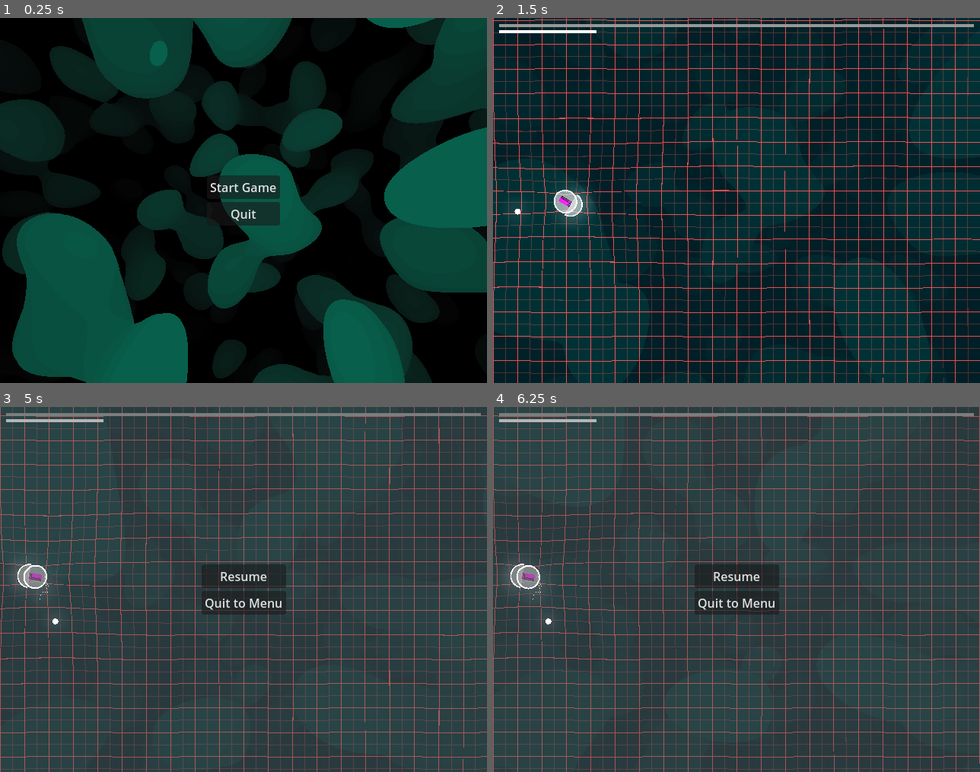
Above: before the commit, frames 1-4 (two rows, left to right).
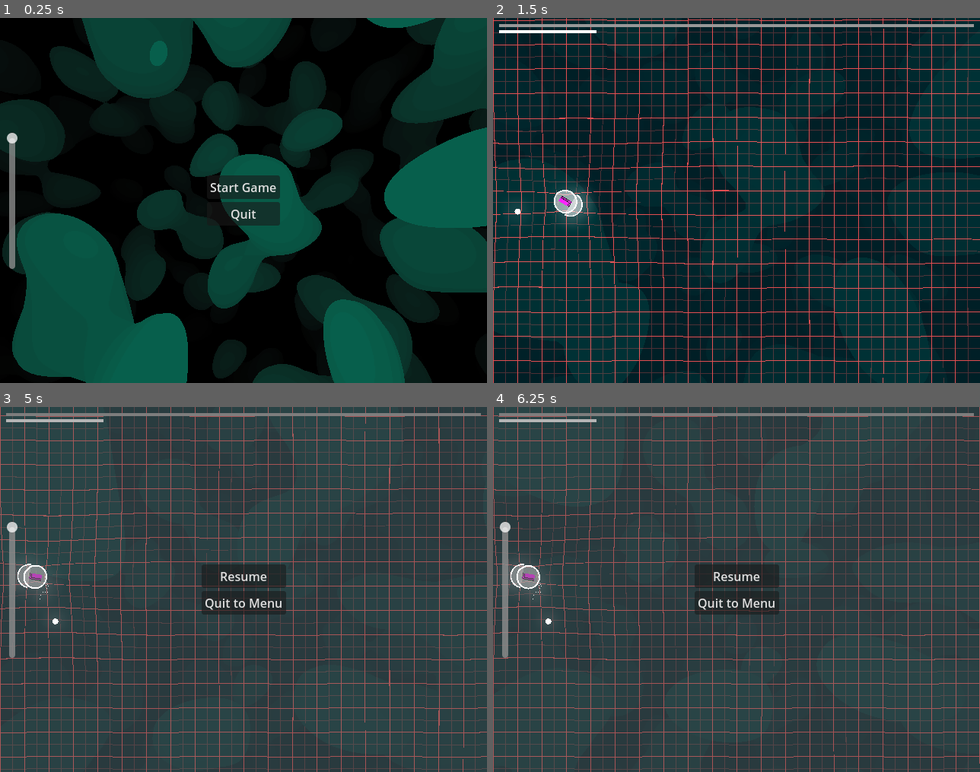
Above: after the commit, the same moments.

Repository: 3xcpy/roguelike-arcade-driving
Game: Godot game, scene res://scenes/main.tscn
The game is run twice, just before and just after one commit, with the same random seed, the same clock (stepped at 60 frames per second) and the same inputs. The engine's default icon, where the game draws it, is replaced by a stand-in: a white triangle on a blue panel in a dark square.
Inputs (mouse positions are in pixels of both pictures, inside the frame that each line leads up to):
- Up to frame 1 (0.25 s): no input
- Up to frame 2 (1.5 s): click "Start Game" at 0.5 s; tap Enter (ui_accept) at 1.25 s; move the mouse to (843, 182) at 1.27 s; hold Right (steer_right) from 1.28 s (still down); tap Alt at 1.35 s
- Up to frame 3 (5 s): tap Enter (ui_accept) at 1.52, 2.27, 3.77, 4.52 s; move the mouse to (146, 607) at 2.02 s; release Right (steer_right) at 2.03 s; hold Down 2.03-2.78 s; tap Shift at 2.1, 3.6 s; move the mouse to (292, 509) at 2.77 s; hold Right (steer_right) 2.78-3.53 s; tap Alt at 2.85, 4.35 s; move the mouse to (219, 662) at 3.52 s; hold Up 3.53-4.28 s; move the mouse to (389, 644) at 4.27 s; hold Left (steer_left) from 4.28 s (still down); tap Escape (pause) at 4.9 s
- Up to frame 4 (6.25 s): move the mouse to (590, 534) at 5.02 s; tap Shift at 5.1 s; tap Enter (ui_accept) at 5.27 s; move the mouse to (760, 589) at 5.77 s; release Left (steer_left) at 5.78 s; hold Down from 5.78 s (still down); tap Alt at 5.85 s

The runs differ from the first frame. In frame 1, 0.5% of the frame differs, in the area x 1-4%, y 31-69%; in frame 2, nothing differs; in frame 3, 0.5%; in frame 4, 0.5%.

Commit message:
volume slider
this was so annoying

Diff:
--- a/project.godot
+++ b/project.godot
@@ -14,6 +14,10 @@
 run/main_scene="uid://bi1kkpplws8fv"
 config/features=PackedStringArray("4.5", "GL Compatibility")
 config/icon="res://icon.svg"
+
+[audio]
+
+buses/default_bus_layout="uid://der1a1gck16h7"
 
 [autoload]
 
--- a/scenes/enemy.tscn
+++ b/scenes/enemy.tscn
@@ -1,10 +1,11 @@
-[gd_scene load_steps=9 format=3 uid="uid://b4sghwhykpity"]
+[gd_scene load_steps=10 format=3 uid="uid://b4sghwhykpity"]
 
 [ext_resource type="Script" uid="uid://bcoqb7ufp6dlg" path="res://scripts/enemy.gd" id="1_5uy6h"]
 [ext_resource type="Texture2D" uid="uid://jxabck5vuije" path="res://icon.svg" id="1_7p1mj"]
 [ext_resource type="Shader" uid="uid://d21ihhok85yj0" path="res://shaders/circle.gdshader" id="2_c4w8v"]
 [ext_resource type="Script" uid="uid://b6clcrk34j0p6" path="res://scripts/distortion_emitter.gd" id="2_md0e3"]
 [ext_resource type="PackedScene" uid="uid://c2q16yc375m54" path="res://scenes/health_component.tscn" id="3_4ra3w"]
+[ext_resource type="AudioStream" uid="uid://btike657pvui7" path="res://sounds/hurt_enemy.wav" id="6_nenq2"]
 [ext_resource type="PackedScene" uid="uid://bg5rhdxipkhro" path="res://scenes/damage_particles.tscn" id="6_xwavj"]
 
 [sub_resource type="ShaderMaterial" id="ShaderMaterial_xwavj"]
@@ -35,6 +36,7 @@
 
 [node name="HealthComponent" parent="." instance=ExtResource("3_4ra3w")]
 max_health = 5.0
+hurt_sound = ExtResource("6_nenq2")
 
 [node name="DamageParticles" parent="." instance=ExtResource("6_xwavj")]
 
--- a/scenes/main_menu.tscn
+++ b/scenes/main_menu.tscn
@@ -1,7 +1,8 @@
-[gd_scene load_steps=4 format=3 uid="uid://3hpv3lut38d3"]
+[gd_scene load_steps=5 format=3 uid="uid://3hpv3lut38d3"]
 
 [ext_resource type="Script" uid="uid://bqd0jm46whdok" path="res://scripts/main_menu.gd" id="1_ekxnf"]
 [ext_resource type="Shader" uid="uid://b0parpvmysipk" path="res://shaders/background.gdshader" id="1_l6cm7"]
+[ext_resource type="PackedScene" uid="uid://s60lun32nyh8" path="res://scenes/volume_control.tscn" id="3_bqqt6"]
 
 [sub_resource type="ShaderMaterial" id="ShaderMaterial_ekxnf"]
 shader = ExtResource("1_l6cm7")
@@ -50,5 +51,16 @@
 layout_mode = 2
 text = "Quit"
 
+[node name="VolumeControl" parent="." instance=ExtResource("3_bqqt6")]
+layout_mode = 1
+anchors_preset = 4
+anchor_top = 0.5
+anchor_bottom = 0.5
+offset_left = 8.0
+offset_top = -90.0
+offset_right = 24.0
+offset_bottom = 90.0
+grow_vertical = 2
+
 [connection signal="button_up" from="VBoxContainer/PlayButton" to="." method="_on_play_button_button_up"]
 [connection signal="button_up" from="VBoxContainer/QuitButton" to="." method="_on_quit_button_button_up"]
--- a/scenes/pause_menu.tscn
+++ b/scenes/pause_menu.tscn
@@ -1,6 +1,7 @@
-[gd_scene load_steps=2 format=3 uid="uid://ooieugeebd34"]
+[gd_scene load_steps=3 format=3 uid="uid://ooieugeebd34"]
 
 [ext_resource type="Script" uid="uid://453b3vriypo0" path="res://scripts/pause_menu.gd" id="1_n87rw"]
+[ext_resource type="PackedScene" uid="uid://s60lun32nyh8" path="res://scenes/volume_control.tscn" id="2_myx47"]
 
 [node name="PauseMenu" type="Control"]
 process_mode = 3
@@ -44,5 +45,16 @@
 layout_mode = 2
 text = "Quit to Menu"
 
+[node name="VolumeControl" parent="." instance=ExtResource("2_myx47")]
+layout_mode = 1
+anchors_preset = 4
+anchor_top = 0.5
+anchor_bottom = 0.5
+offset_left = 8.0
+offset_top = -90.0
+offset_right = 24.0
+offset_bottom = 90.0
+grow_vertical = 2
+
 [connection signal="button_up" from="VBoxContainer/ResumeButton" to="." method="_on_resume_button_button_up"]
 [connection signal="button_up" from="VBoxContainer/QuitToMenuButton" to="." method="_on_quit_to_menu_button_button_up"]
--- a/scenes/player.tscn
+++ b/scenes/player.tscn
@@ -1,13 +1,15 @@
-[gd_scene load_steps=16 format=3 uid="uid://dhtn00310jucy"]
+[gd_scene load_steps=18 format=3 uid="uid://dhtn00310jucy"]
 
 [ext_resource type="Script" uid="uid://cldbibnmmw5k4" path="res://scripts/player.gd" id="1_3vyb7"]
 [ext_resource type="PackedScene" uid="uid://ce4htckcwoxf" path="res://scenes/distortion_emitter.tscn" id="2_g2els"]
 [ext_resource type="PackedScene" uid="uid://bntuqd1mxol3w" path="res://scenes/eyeballs.tscn" id="4_dqkch"]
 [ext_resource type="PackedScene" uid="uid://c2q16yc375m54" path="res://scenes/health_component.tscn" id="4_qlg0r"]
 [ext_resource type="PackedScene" uid="uid://chd5sgv2bhw3" path="res://scenes/aura.tscn" id="4_tuyoq"]
+[ext_resource type="AudioStream" uid="uid://t7cqaltjcso7" path="res://sounds/hurt_player.wav" id="4_ur7pv"]
 [ext_resource type="PackedScene" uid="uid://cocw5gtoa0qee" path="res://scenes/ram.tscn" id="6_fjrip"]
 [ext_resource type="PackedScene" uid="uid://bg5rhdxipkhro" path="res://scenes/damage_particles.tscn" id="6_tuyoq"]
 [ext_resource type="PackedScene" uid="uid://bs5aym1iwjsq" path="res://scenes/laser_emitter.tscn" id="7_smehm"]
+[ext_resource type="AudioStream" uid="uid://3tbog68vy8r1" path="res://sounds/laser_shoot.wav" id="9_y4r1p"]
 
 [sub_resource type="RectangleShape2D" id="RectangleShape2D_u8vuu"]
 size = Vector2(8, 16)
@@ -55,6 +57,7 @@
 speed = 100.0
 traction = 5.0
 drift_trigger = 0.85
+health_per_10_seconds = 2.0
 
 [node name="CollisionShape2D" type="CollisionShape2D" parent="."]
 rotation = 1.5707964
@@ -63,10 +66,12 @@
 [node name="DistortionEmitter" parent="." instance=ExtResource("2_g2els")]
 
 [node name="HealthComponent" parent="." instance=ExtResource("4_qlg0r")]
+hurt_sound = ExtResource("4_ur7pv")
 
 [node name="Weapons" type="Node2D" parent="."]
 
 [node name="Eyeballs" parent="Weapons" instance=ExtResource("4_dqkch")]
+damage = 2.0
 distance_from_center = 64.0
 
 [node name="Aura" parent="Weapons" instance=ExtResource("4_tuyoq")]
@@ -77,12 +82,12 @@
 
 [node name="LaserEmitter" parent="Weapons" instance=ExtResource("7_smehm")]
 lasers_per_second = 1
-damage = 2.0
+shooting_sound = ExtResource("9_y4r1p")
 
 [node name="Camera2D" type="Camera2D" parent="."]
 limit_left = 0
 limit_top = 0
-limit_right = 1000
+limit_right = 1500
 limit_bottom = 1000
 position_smoothing_enabled = true
 
--- a/scenes/stage.tscn
+++ b/scenes/stage.tscn
@@ -6,11 +6,19 @@
 [ext_resource type="Texture2D" uid="uid://phtn83sdcm6r" path="res://sprites/grid.png" id="2_gi7kc"]
 [ext_resource type="Shader" uid="uid://celbxoq3s5mxx" path="res://shaders/floor.gdshader" id="2_kewym"]
 [ext_resource type="Resource" uid="uid://bkrhmbdxhtt4c" path="res://upgrades/aura_size_upgrade.tres" id="3_0hg5s"]
+[ext_resource type="Resource" uid="uid://c052nidrmsnuo" path="res://upgrades/aura_damage_upgrade.tres" id="3_3bqjo"]
 [ext_resource type="Script" uid="uid://d3cvnf1armkbm" path="res://scripts/floor.gd" id="4_6c5u0"]
 [ext_resource type="Resource" uid="uid://ky42qs44pnrk" path="res://upgrades/eyeball_amount_upgrade.tres" id="4_jl6nj"]
 [ext_resource type="Resource" uid="uid://bp33modg0ejn8" path="res://upgrades/laser_speed_upgrade.tres" id="5_e38vs"]
+[ext_resource type="Resource" uid="uid://hiwlfr558t5c" path="res://upgrades/eyeball_damage_upgrade.tres" id="6_nea6r"]
 [ext_resource type="PackedScene" uid="uid://512cfge4e2ek" path="res://scenes/background_layer.tscn" id="7_1hwpr"]
+[ext_resource type="Resource" uid="uid://cw2omkatawqk0" path="res://upgrades/healing_upgrade.tres" id="7_drh8o"]
+[ext_resource type="Resource" uid="uid://cct1jadbmyu6y" path="res://upgrades/health_upgrade.tres" id="8_uw5rs"]
+[ext_resource type="Resource" uid="uid://bnal0nklmynrc" path="res://upgrades/laser_damage_upgrade.tres" id="9_oc2wl"]
+[ext_resource type="Resource" uid="uid://dw38dd5ctqqvu" path="res://upgrades/laser_range_upgrade.tres" id="10_1hlks"]
 [ext_resource type="PackedScene" uid="uid://bdyvjqmx0qurm" path="res://scenes/enemy_spawner.tscn" id="10_yd2gm"]
+[ext_resource type="Resource" uid="uid://xajplhq2wu5y" path="res://upgrades/ram_damage_upgrade.tres" id="12_5i7n2"]
+[ext_resource type="Resource" uid="uid://bvnshfxj6fm0l" path="res://upgrades/ram_size_upgrade.tres" id="13_rgw3t"]
 
 [sub_resource type="Gradient" id="Gradient_2so7o"]
 offsets = PackedFloat32Array(0, 0.6020761)
@@ -49,13 +57,13 @@
 normal = Vector2(-1, 0)
 
 [sub_resource type="NavigationPolygon" id="NavigationPolygon_st0q7"]
-vertices = PackedVector2Array(990, 9.9609375, 990, 990, 9.9609375, 990, 6.0390625, 6.0390625)
+vertices = PackedVector2Array(1490, 9.96875, 1490, 991.97656, 9.9609375, 990.0078, 6.0390625, 6.0234375)
 polygons = Array[PackedInt32Array]([PackedInt32Array(0, 1, 2, 3)])
-outlines = Array[PackedVector2Array]([PackedVector2Array(1000, 0, 1000, 1000, 0, 1000, -4, -4)])
+outlines = Array[PackedVector2Array]([PackedVector2Array(1500, 0, 1500, 1002, 0, 1000, -4, -4)])
 
 [node name="Stage" type="Node2D"]
 script = ExtResource("1_st0q7")
-upgrades = Array[ExtResource("2_dexii")]([ExtResource("3_0hg5s"), ExtResource("4_jl6nj"), ExtResource("5_e38vs")])
+upgrades = Array[ExtResource("2_dexii")]([ExtResource("3_3bqjo"), ExtResource("3_0hg5s"), ExtResource("4_jl6nj"), ExtResource("6_nea6r"), ExtResource("7_drh8o"), ExtResource("8_uw5rs"), ExtResource("9_oc2wl"), ExtResource("10_1hlks"), ExtResource("5_e38vs"), ExtResource("12_5i7n2"), ExtResource("13_rgw3t")])
 
 [node name="Player" parent="." instance=ExtResource("1_8rem4")]
 position = Vector2(51, 269)
@@ -64,7 +72,7 @@
 z_index = -100
 texture_repeat = 2
 material = SubResource("ShaderMaterial_6c5u0")
-offset_right = 1000.0
+offset_right = 1500.0
 offset_bottom = 1000.0
 pivot_offset = Vector2(74, 114)
 texture = ExtResource("2_gi7kc")
@@ -84,11 +92,11 @@
 shape = SubResource("WorldBoundaryShape2D_st0q7")
 
 [node name="CollisionShape2D3" type="CollisionShape2D" parent="Boundaries"]
-position = Vector2(1000, 1000)
+position = Vector2(1500, 1000)
 shape = SubResource("WorldBoundaryShape2D_1hwpr")
 
 [node name="CollisionShape2D4" type="CollisionShape2D" parent="Boundaries"]
-position = Vector2(1000, 1000)
+position = Vector2(1500, 1000)
 shape = SubResource("WorldBoundaryShape2D_dexii")
 
 [node name="BackgroundLayer" parent="." instance=ExtResource("7_1hwpr")]
--- a/scenes/ui_animator.tscn
+++ b/scenes/ui_animator.tscn
@@ -1,9 +1,11 @@
-[gd_scene load_steps=2 format=3 uid="uid://bjdgthw5tihnc"]
+[gd_scene load_steps=3 format=3 uid="uid://bjdgthw5tihnc"]
 
 [ext_resource type="Script" uid="uid://cxyi4hky6fkic" path="res://scripts/ui_animator.gd" id="1_cwdqs"]
+[ext_resource type="AudioStream" uid="uid://rw3swkmr55pu" path="res://sounds/hover.wav" id="2_ddy6y"]
 
 [node name="UIAnimator" type="Node"]
 process_mode = 3
 script = ExtResource("1_cwdqs")
 hover_scale = Vector2(1.1, 1.1)
 hover_rotation = 2.0
+hover_sound = ExtResource("2_ddy6y")
--- /dev/null
+++ b/scenes/volume_control.tscn
@@ -0,0 +1,14 @@
+[gd_scene load_steps=2 format=3 uid="uid://s60lun32nyh8"]
+
+[ext_resource type="Script" uid="uid://0awl1tn40k7s" path="res://scripts/volume_control.gd" id="1_trkeq"]
+
+[node name="VolumeControl" type="VSlider"]
+process_mode = 3
+custom_minimum_size = Vector2(16, 180)
+offset_right = 16.0
+offset_bottom = 8.0
+max_value = 1.0
+step = 0.05
+value = 0.5
+script = ExtResource("1_trkeq")
+bus_name = &"SFX"
--- a/scripts/enemy_spawner.gd
+++ b/scripts/enemy_spawner.gd
@@ -14,5 +14,5 @@
 
 func spawn() -> void:
 	var enemy: Enemy = enemy_scene.instantiate()
-	enemy.level = int(max(ceil(float(Global.game_manager.level) / 2.0) + randi_range(0, 2), 0.0))
+	enemy.level = int(max(ceil(float(Global.game_manager.level) / 2.0) + randi_range(0, 2), 1.0))
 	add_child(enemy)
--- a/scripts/game_manager.gd
+++ b/scripts/game_manager.gd
@@ -22,7 +22,7 @@
 
 func levelup(overshoot: int) -> void:
 	level += 1
-	score_to_level = score_to_level + 10 + round(pow(1.1, level))
+	score_to_level = score_to_level + 10 + round(pow(1.5, level))
 	max_score_to_level = score_to_level
 	score_to_level -= overshoot
 	var u1 = upgrades[randi() % upgrades.size()]
--- a/scripts/health_component.gd
+++ b/scripts/health_component.gd
@@ -5,8 +5,8 @@
 signal dead
 
 @export var max_health: float = 10.0
-@export var hurt_sound = null
-@export var heal_sound = null
+@export var hurt_sound: Resource = null
+@export var heal_sound: Resource = null
 
 var health: float = max_health
 
@@ -15,6 +15,7 @@
 func _ready() -> void:
 	if hurt_sound != null:
 		var asp = AudioStreamPlayer.new()
+		asp.bus = &"SFX"
 		add_child(asp)
 
 		var stream = AudioStreamPolyphonic.new()
@@ -30,7 +31,7 @@
 		dead.emit()
 	else:
 		if hurt_sound != null:
-			audio_playback.play_stream(hurt_sound, 0, 0, randf_range(0.9, 1.1), AudioServer.PlaybackType.PLAYBACK_TYPE_DEFAULT, &"SFX")
+			audio_playback.play_stream(hurt_sound, 0, 0, randf_range(0.9, 1.1))
 	damaged.emit(dmg)
 
 
--- a/scripts/laser_emitter.gd
+++ b/scripts/laser_emitter.gd
@@ -8,10 +8,27 @@
 @export var laser: PackedScene
 @export var reach: float = 256.0
 
+@export var shooting_sound: Resource = null
+
 var timer: float = 0.0
+var audio_playback: AudioStreamPlaybackPolyphonic
+
+func _ready() -> void:
+	if shooting_sound != null:
+		var asp = AudioStreamPlayer.new()
+		asp.bus = &"SFX"
+		add_child(asp)
+
+		var stream = AudioStreamPolyphonic.new()
+		stream.polyphony = 16
+		asp.stream = stream
+		asp.play()
+		audio_playback = asp.get_stream_playback()
 
 
 func shoot(target: Vector2) -> void:
+	if shooting_sound != null:
+		audio_playback.play_stream(shooting_sound, 0, 0, randf_range(0.9, 1.1))
 	var laser_instance: Laser = laser.instantiate()
 	add_child(laser_instance)
 	laser_instance.global_position = global_position
--- a/scripts/player.gd
+++ b/scripts/player.gd
@@ -37,6 +37,7 @@
 	heal_timer += delta
 	if heal_timer >= 10.0/health_per_10_seconds:
 		health_component.heal(1.0)
+		heal_timer = 0.0
 
 	if velocity.length() < speed:
 		velocity += transform.x * accel * delta
--- a/scripts/ui_animator.gd
+++ b/scripts/ui_animator.gd
@@ -1,14 +1,29 @@
 class_name UIAnimator extends Node
 
+@export_group("Movement")
 @export var hover_scale: Vector2 = Vector2(1.0, 1.0)
 @export var hover_rotation: float = 0.0
 @export var time: float = 0.1
 @export var transition_type: Tween.TransitionType
 @export var ease_type: Tween.EaseType
 
+@export_group("Audio")
+@export var hover_sound: Resource = null
+@export var click_sound: Resource = null
+
+var _playback: AudioStreamPlaybackPolyphonic
+
 
 func _ready() -> void:
-	print("ui animator ready")
+	var asp = AudioStreamPlayer.new()
+	asp.bus = &"SFX"
+	add_child(asp)
+	var stream = AudioStreamPolyphonic.new()
+	stream.polyphony = 16
+	asp.stream = stream
+	asp.play()
+	_playback = asp.get_stream_playback()
+
 	get_tree().connect("node_added", _on_tree_node_added)
 
 
@@ -18,6 +33,9 @@
 
 
 func on_hover(target: Control) -> void:
+	if hover_sound != null:
+		_playback.play_stream(hover_sound, 0, 0, randf_range(0.9, 1.1))
+
 	var t := get_tween()
 	if t:
 		t.tween_property(target, "scale", hover_scale, time)
--- a/scripts/upgrade templates/ram_upgrade.gd
+++ b/scripts/upgrade templates/ram_upgrade.gd
@@ -8,7 +8,7 @@
 
 func apply(player: Player):
 	if radius > 0.0:
-		player.ram.radius += damage
+		player.ram.radius += radius
 	if radius_multiplier > 0.0:
 		player.ram.radius = player.ram.radius * radius_multiplier
 	if damage > 0.0:
--- /dev/null
+++ b/scripts/volume_control.gd
@@ -0,0 +1,16 @@
+class_name VolumeControl extends VSlider
+
+@export var bus_name: StringName = "Master"
+
+var _bus: int
+
+
+func _ready() -> void:
+	_bus = AudioServer.get_bus_index(bus_name)
+	value = AudioServer.get_bus_volume_linear(_bus)
+	value_changed.connect(_on_value_changed)
+
+
+func _on_value_changed(new_value: float) -> void:
+	AudioServer.set_bus_volume_linear(_bus, new_value)
+	print("set audio level")
--- /dev/null
+++ b/upgrades/eyeball_speed_upgrade.tres
@@ -0,0 +1,11 @@
+[gd_resource type="Resource" script_class="EyeballUpgrade" load_steps=3 format=3 uid="uid://cihcc0hsr81ou"]
+
+[ext_resource type="Texture2D" uid="uid://bockus2fcd6ac" path="res://sprites/eyeballs-icon.png" id="1_jek8d"]
+[ext_resource type="Script" uid="uid://mep4ovyjerpx" path="res://scripts/upgrade templates/eyeball_upgrade.gd" id="1_mmp8s"]
+
+[resource]
+script = ExtResource("1_mmp8s")
+rotation_speed = 180.0
+icon = ExtResource("1_jek8d")
+description = "The orbs around you spin faster"
+metadata/_custom_type_script = "uid://mep4ovyjerpx"
Not shown: 1 places in scenes/stage.tscn that only renumber resources
Not shown, added: scripts/volume_control.gd.uid
Not shown, added: sounds/laser_shoot.wav.import
Not shown, added: sounds/laser_shoot.wav
